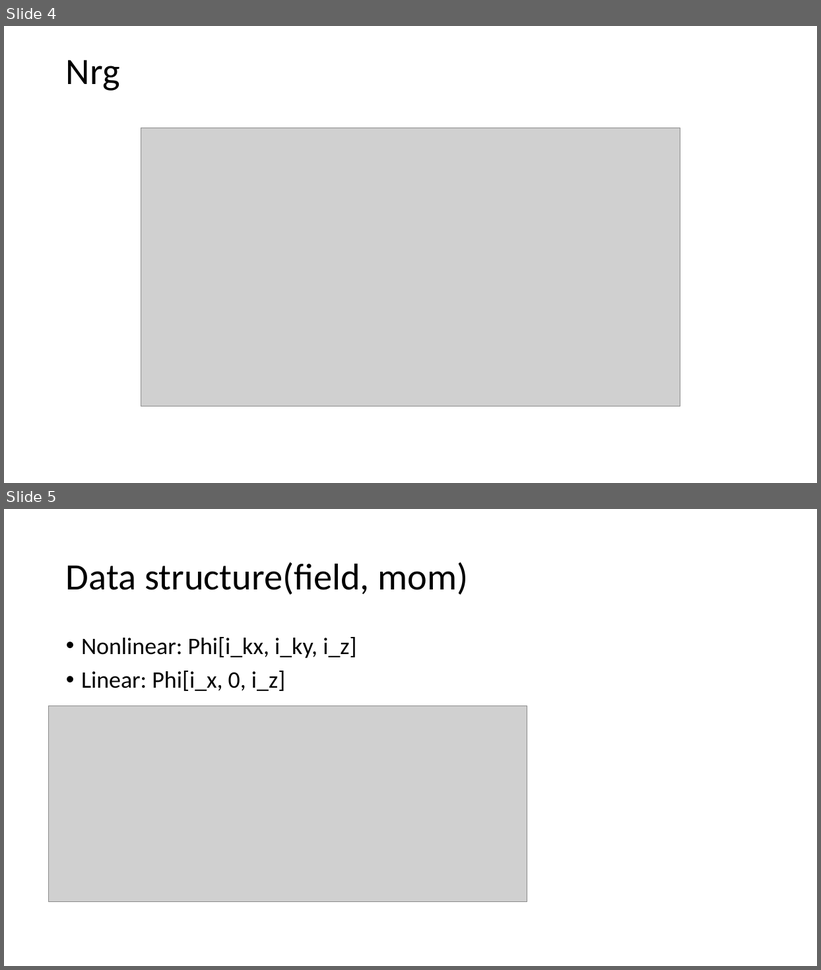
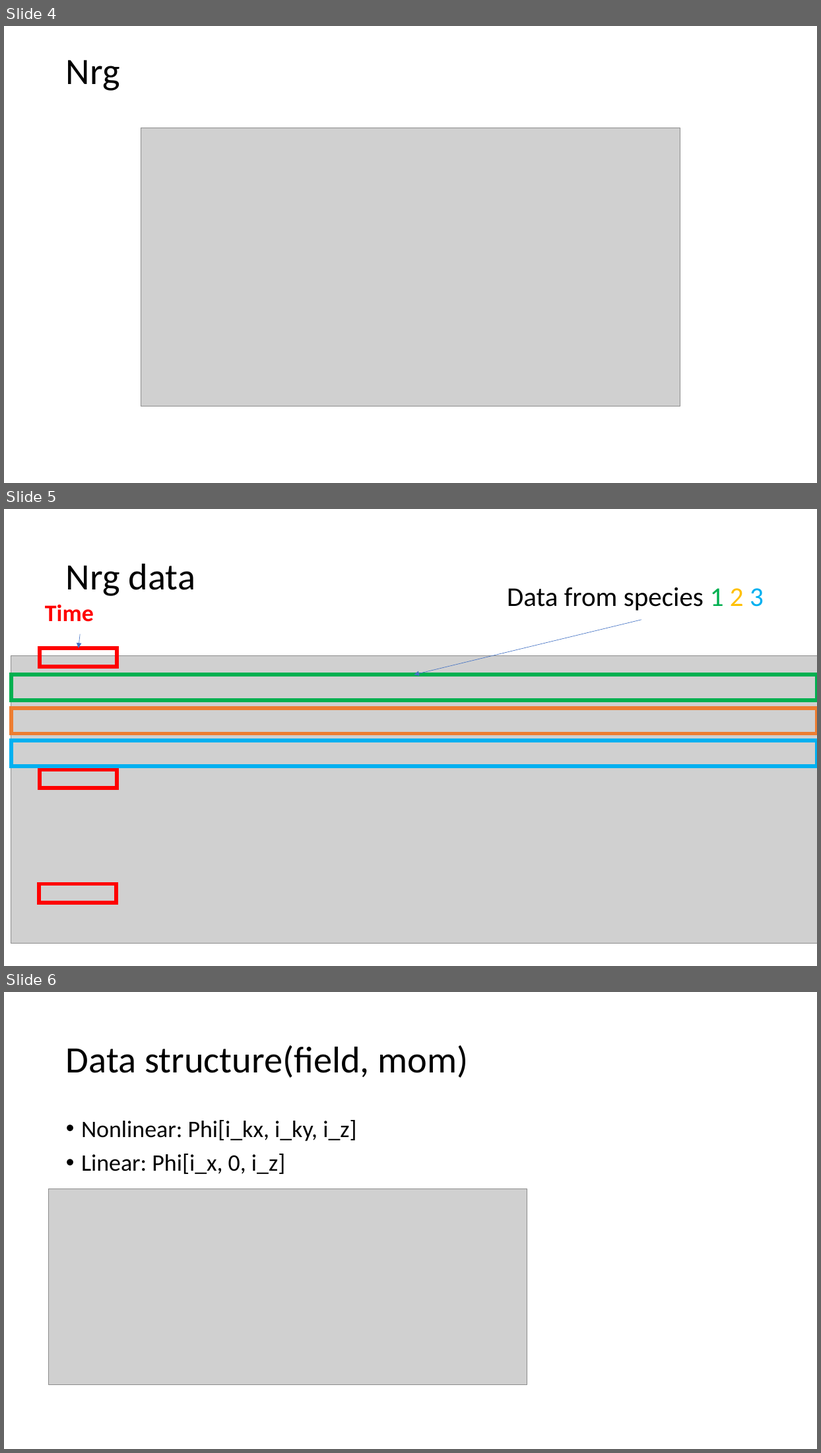
Before and after one commit to maxtcurie/Physics_Helper, a slide deck: Intro_to_GENE/3_Structure_of_output.pptx. Shown one above the other, each under a label of ours: slides 4 and 5 before the commit, slides 4, 5 and 6 after it. The pictures are 821x970 and 821x1453 pixels, drawn with LibreOffice and Linux fonts; fonts in the diff are those of the drawing; grey boxes stand for pictures. Boxes give left, top, right and bottom in pixels: in the first picture for what was removed or moved away, otherwise in the second. Text is boxed around its words. In the diff, an @@ line names an element or a change of style, - is before the commit and + after.

```diff
--- a/Intro_to_GENE/3_Structure_of_output.pptx
+++ b/Intro_to_GENE/3_Structure_of_output.pptx
@@ slide 5 added at <box>4,509,817,966</box>, background #FFFFFF @@
@@ title added at <box>66,563,195,596</box>, 44 pt, text #000000 @@
+Nrg data
@@ text added at <box>507,587,764,611</box>, 32 pt, text #000000 @@
+Data from species 1 2 3
@@ text added at <box>45,605,94,622</box>, 28 pt, text #FF0000, bold @@
+Time
@@ arrow added from (642, 620) to (414, 675), #4472C4 0.5 pt @@
@@ arrow added from (81, 634) to (79, 648), #4472C4 0.5 pt @@
@@ picture added at <box>11,656,817,943</box> @@
@@ rectangle added at <box>40,648,118,667</box>, outline #FF0000 4.5 pt @@
@@ rectangle added at <box>11,675,817,700</box>, outline #00B050 4.5 pt @@
@@ rectangle added at <box>11,708,817,734</box>, outline #ED7D31 4.5 pt @@
@@ rectangle added at <box>11,741,817,766</box>, outline #00B0F0 4.5 pt @@
@@ rectangle added at <box>40,770,117,789</box>, outline #FF0000 4.5 pt @@
@@ rectangle added at <box>39,884,116,903</box>, outline #FF0000 4.5 pt @@
@@ what was slide 5 is now slide 6 @@
```
